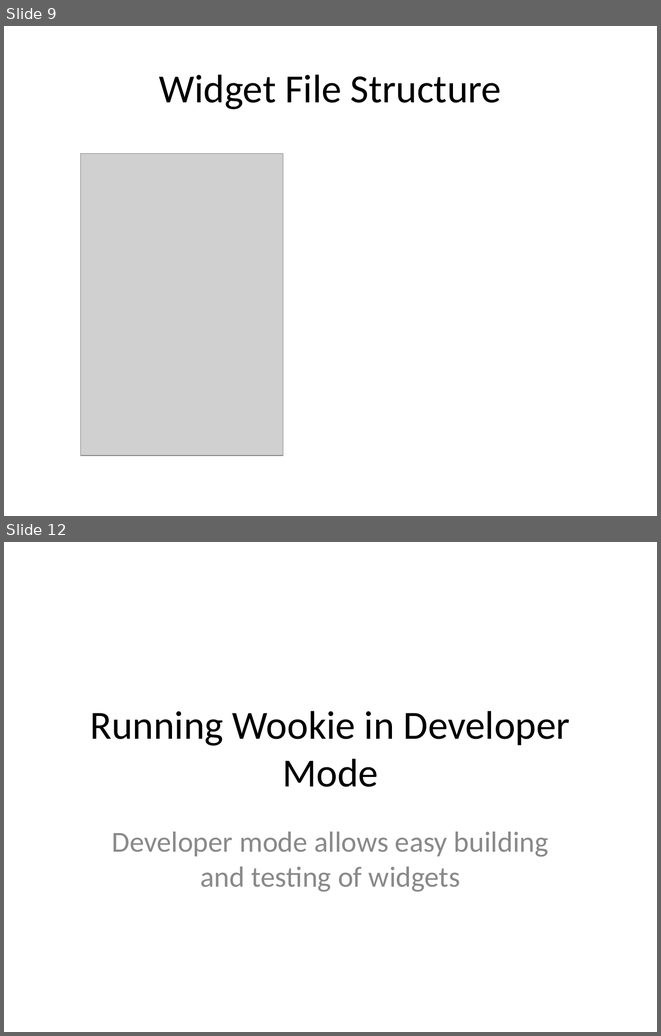
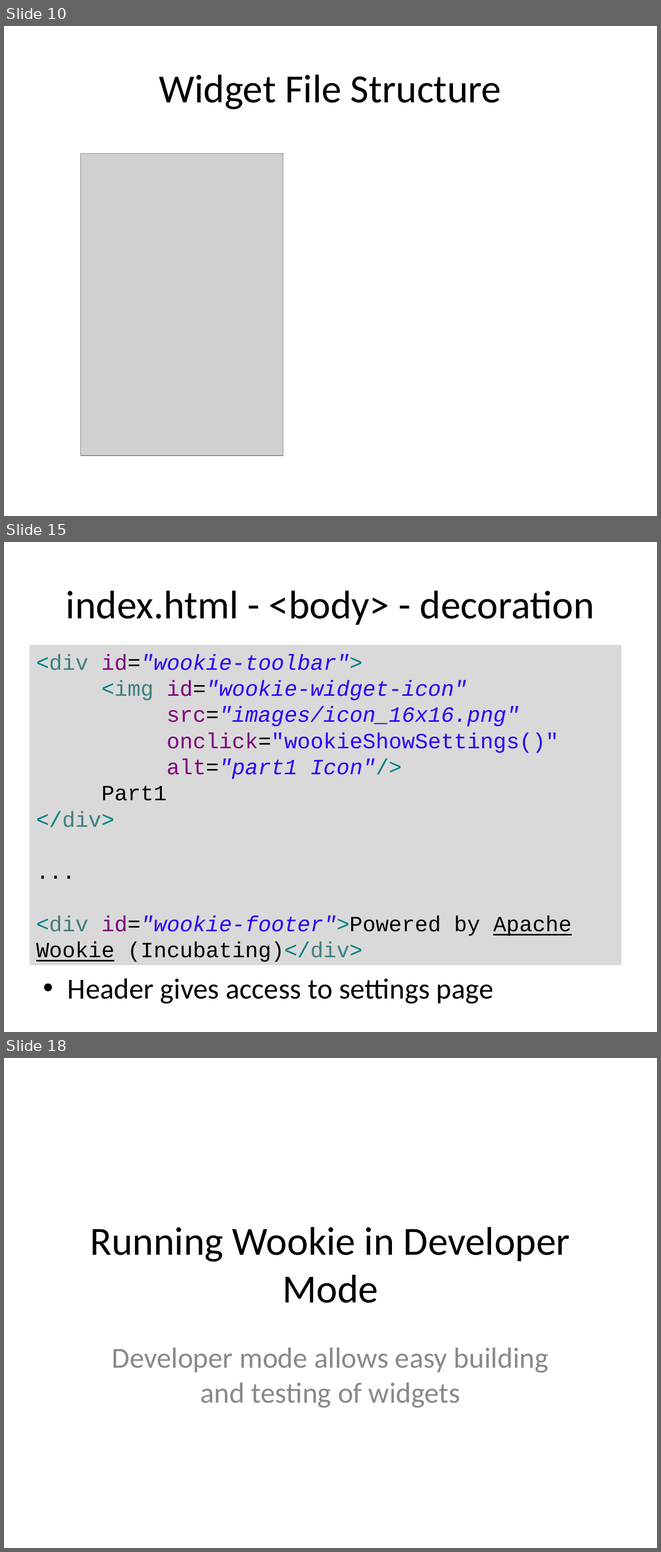
Before and after one commit to ibrahimabdelkhaleq/wooki, a slide deck: tutorials/firstWidget.odp. Shown one above the other, each under a label of ours: slides 9 and 12 before the commit, slides 10, 15 and 18 after it; the slides between them are not shown. The pictures are 661x1036 and 661x1552 pixels, drawn with LibreOffice and Linux fonts; fonts in the diff are those of the drawing; grey boxes stand for pictures. Boxes give left, top, right and bottom in pixels: in the first picture for what was removed or moved away, otherwise in the second. Text is boxed around its words. In the diff, an @@ line names an element or a change of style, - is before the commit and + after.

Commit message:
update to represent the current widget template system

```diff
--- a/tutorials/firstWidget.odp
+++ b/tutorials/firstWidget.odp
@@ slide 15 added at (4,542,657,1032), background #FFFFFF @@
@@ title added at (66,590,594,625), 44 pt, text #000000 @@
+index.html - <body> - decoration
@@ rectangle added at (29,644,621,964), fill #D9D9D9, 24 pt, text #2A00FF @@
+<div id="wookie-toolbar">
+<img id="wookie-widget-icon"
+src="images/icon_16x16.png"
+onclick="wookieShowSettings()"
+alt="part1 Icon"/>
+Part1
+</div>
+...
+<div id="wookie-footer">Powered by Apache Wookie (Incubating)</div>
@@ text added at (68,978,494,1004), 32 pt, text #000000 @@
+• Header gives access to settings page
@@ what was slide 9 is now slide 10 @@
@@ what was slide 12 is now slide 18 @@
```
Also in this commit, not shown: 4 slides changed, 8 other slides added, 3 slides removed.
